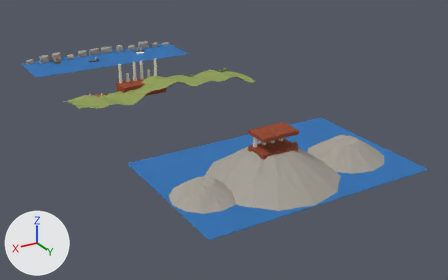
What one commit did to the Blender file Assets/Integrante4/Art/BlenderSource~/grecia_backdrop.blend.
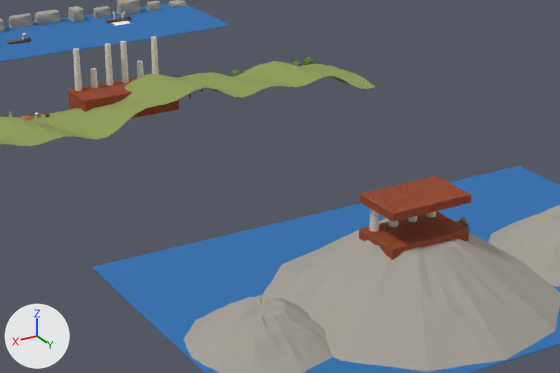
There are two pictures of each version: one whole from a 50 mm camera at (80.0, 229.0, 64.1) aimed at (-8.2, 82.0, -9.4), one close up on the part from 19% to 76% of the width and 15% to 76% of the height. The lights are fixed; the arrows at lower left show +X, +Y and +Z. The last two pictures show the newer version.

The scene before the commit, as lines of its bpy script (objects in view):
```python
ob_grecia_bg_far = bpy.data.objects.new('grecia_bg_far', me_grecia_bg_far)
ob_grecia_bg_far.location = (0.0, 100.0, 0.0)
ob_grecia_bg_mid = bpy.data.objects.new('grecia_bg_mid', me_grecia_bg_mid)
ob_grecia_bg_mid.location = (0.0, 50.0, 0.0)
ob_grecia_bg_near = bpy.data.objects.new('grecia_bg_near', me_grecia_bg_near)
ob_grecia_bg_near.location = (0.0, 0.0, 0.0)
```
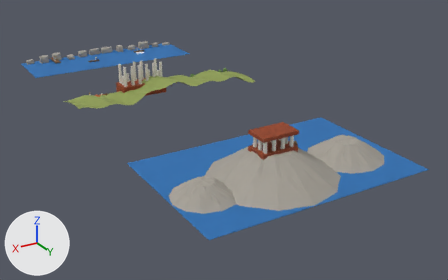
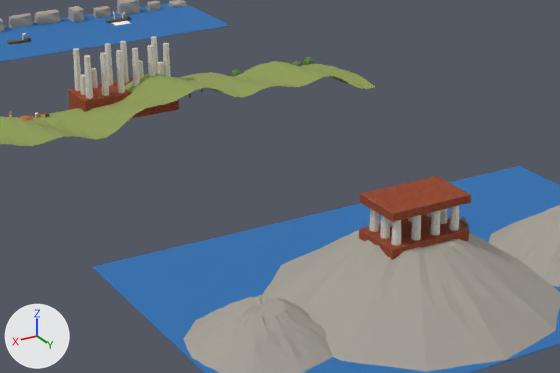
Where the change shows, as pixel boxes (x1, y1, x2, y2) in the close-ups (560 x 373 px):
part 1 of me_grecia_bg_mid, added
    after: (163, 43, 171, 77)
part 2 of me_grecia_bg_mid, added
    after: (147, 45, 155, 76)
part 3 of me_grecia_bg_mid, added
    after: (132, 48, 140, 86)
part 4 of me_grecia_bg_mid, added
    after: (116, 50, 125, 93)
part 5 of me_grecia_bg_mid, added
    after: (100, 53, 109, 96)
part 6 of me_grecia_bg_mid, added
    after: (84, 55, 93, 99)
part 7 of me_grecia_bg_mid, added
    after: (158, 62, 164, 75)
part 8 of me_grecia_bg_mid, added
    after: (80, 74, 86, 95)
part 9 of me_grecia_bg_far, added
    after: (449, 206, 459, 231)
part 10 of me_grecia_bg_far, added
    after: (430, 210, 440, 235)
part 11 of me_grecia_bg_far, added
    after: (411, 215, 421, 240)
part 12 of me_grecia_bg_far, added
    after: (391, 220, 401, 246)
part 13 of me_grecia_bg_far, added
    after: (440, 208, 448, 224)
part 14 of me_grecia_bg_far, added
    after: (380, 215, 390, 239)

The edits, one by one:
me_grecia_bg_mid is used by ob_grecia_bg_mid; location (0.0, 50.0, 0.0).
me_grecia_bg_mid had 1369 vertices, 1124 faces and spanned x -30.0..30.0, y 0.0..16.0, z -1.2..9.8.
me_grecia_bg_mid now has 1625 vertices, 1268 faces and spans x -30.0..30.0, y 0.0..16.0, z -1.2..9.8.
me_grecia_bg_mid part 1: a new loose piece, a 16-sided cylinder along z spanning x -0.5..0.5, y 6.5..7.5, z 3.8..9.8, in mat_grecia_bg_stone.
me_grecia_bg_mid part 2: a new loose piece, a 16-sided cylinder along z spanning x 1.9..2.9, y 6.5..7.5, z 3.8..9.8, in mat_grecia_bg_stone.
me_grecia_bg_mid part 3: a new loose piece, a 16-sided cylinder along z spanning x 4.3..5.3, y 6.5..7.5, z 3.8..9.8, in mat_grecia_bg_stone.
me_grecia_bg_mid part 4: a new loose piece, a 16-sided cylinder along z spanning x 6.7..7.7, y 6.5..7.5, z 3.8..9.8, in mat_grecia_bg_stone.
me_grecia_bg_mid part 5: a new loose piece, a 16-sided cylinder along z spanning x 9.1..10.1, y 6.5..7.5, z 3.8..9.8, in mat_grecia_bg_stone.
me_grecia_bg_mid part 6: a new loose piece, a 16-sided cylinder along z spanning x 11.5..12.5, y 6.5..7.5, z 3.8..9.8, in mat_grecia_bg_stone.
me_grecia_bg_mid part 7: a new loose piece, a 16-sided cylinder along z spanning x -0.5..0.5, y 4.5..5.5, z 3.8..6.5, in mat_grecia_bg_stone.
me_grecia_bg_mid part 8: a new loose piece, a 16-sided cylinder along z spanning x 11.5..12.5, y 4.5..5.5, z 3.8..6.5, in mat_grecia_bg_stone.
me_grecia_bg_far is used by ob_grecia_bg_far; location (0.0, 100.0, 0.0).
me_grecia_bg_far had 1126 vertices, 1032 faces and spanned x -30.0..30.0, y 0.0..40.0, z -0.8..11.1.
me_grecia_bg_far now has 1318 vertices, 1140 faces and spans x -30.0..30.0, y 0.0..40.0, z -0.8..11.1.
me_grecia_bg_far part 9: a new loose piece, a 16-sided cylinder along z spanning x -0.1..0.9, y 25.5..26.5, z 7.2..10.2, in mat_grecia_bg_stone.
me_grecia_bg_far part 10: a new loose piece, a 16-sided cylinder along z spanning x 2.3..3.3, y 25.5..26.5, z 7.2..10.2, in mat_grecia_bg_stone.
me_grecia_bg_far part 11: a new loose piece, a 16-sided cylinder along z spanning x 4.7..5.7, y 25.5..26.5, z 7.2..10.2, in mat_grecia_bg_stone.
me_grecia_bg_far part 12: a new loose piece, a 16-sided cylinder along z spanning x 7.1..8.1, y 25.5..26.5, z 7.2..10.2, in mat_grecia_bg_stone.
me_grecia_bg_far part 13: a new loose piece, a 16-sided cylinder along z spanning x -0.1..0.9, y 23.5..24.5, z 7.2..10.2, in mat_grecia_bg_stone.
me_grecia_bg_far part 14: a new loose piece, a 16-sided cylinder along z spanning x 7.1..8.1, y 23.5..24.5, z 7.2..10.2, in mat_grecia_bg_stone.
